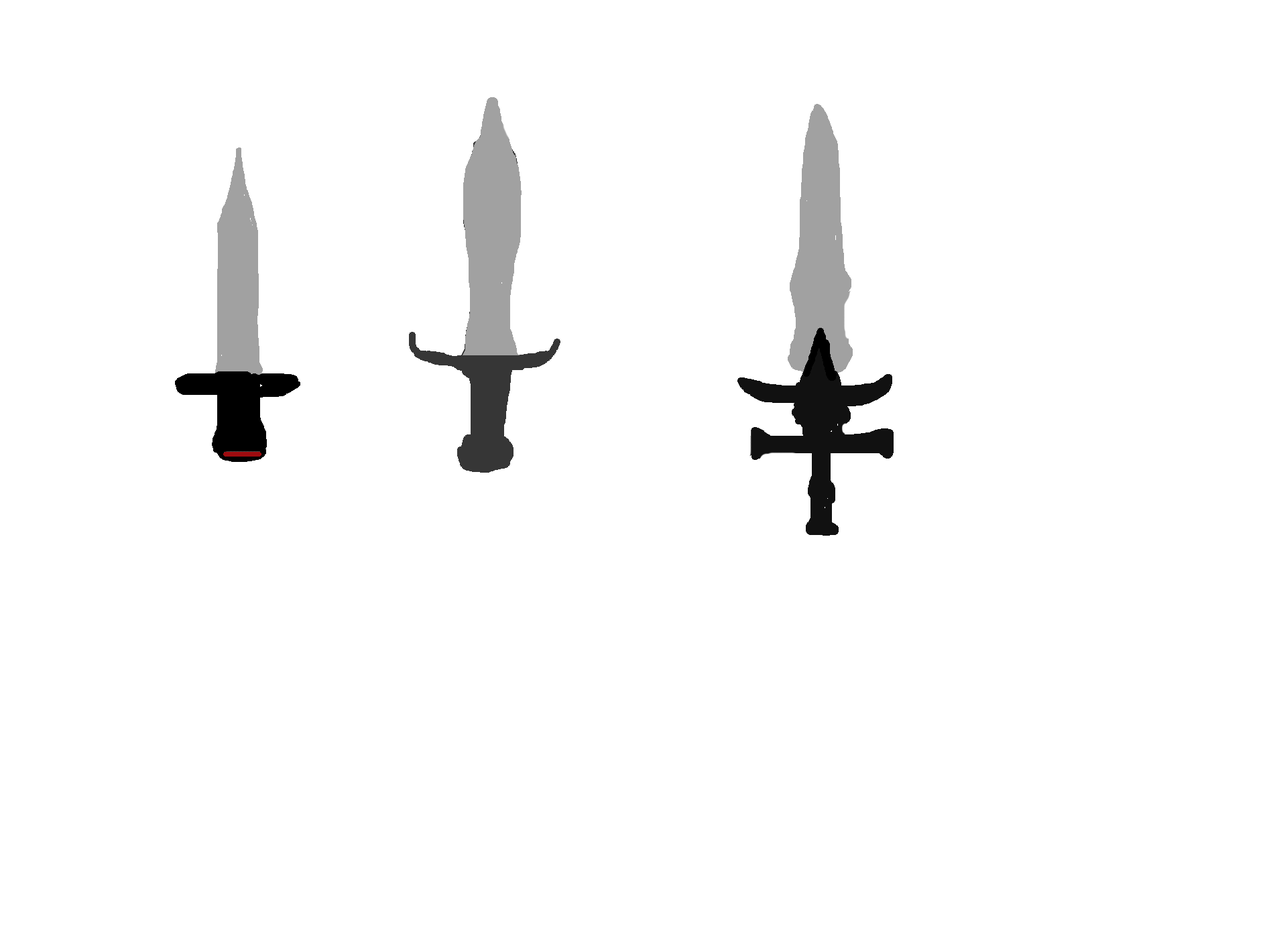
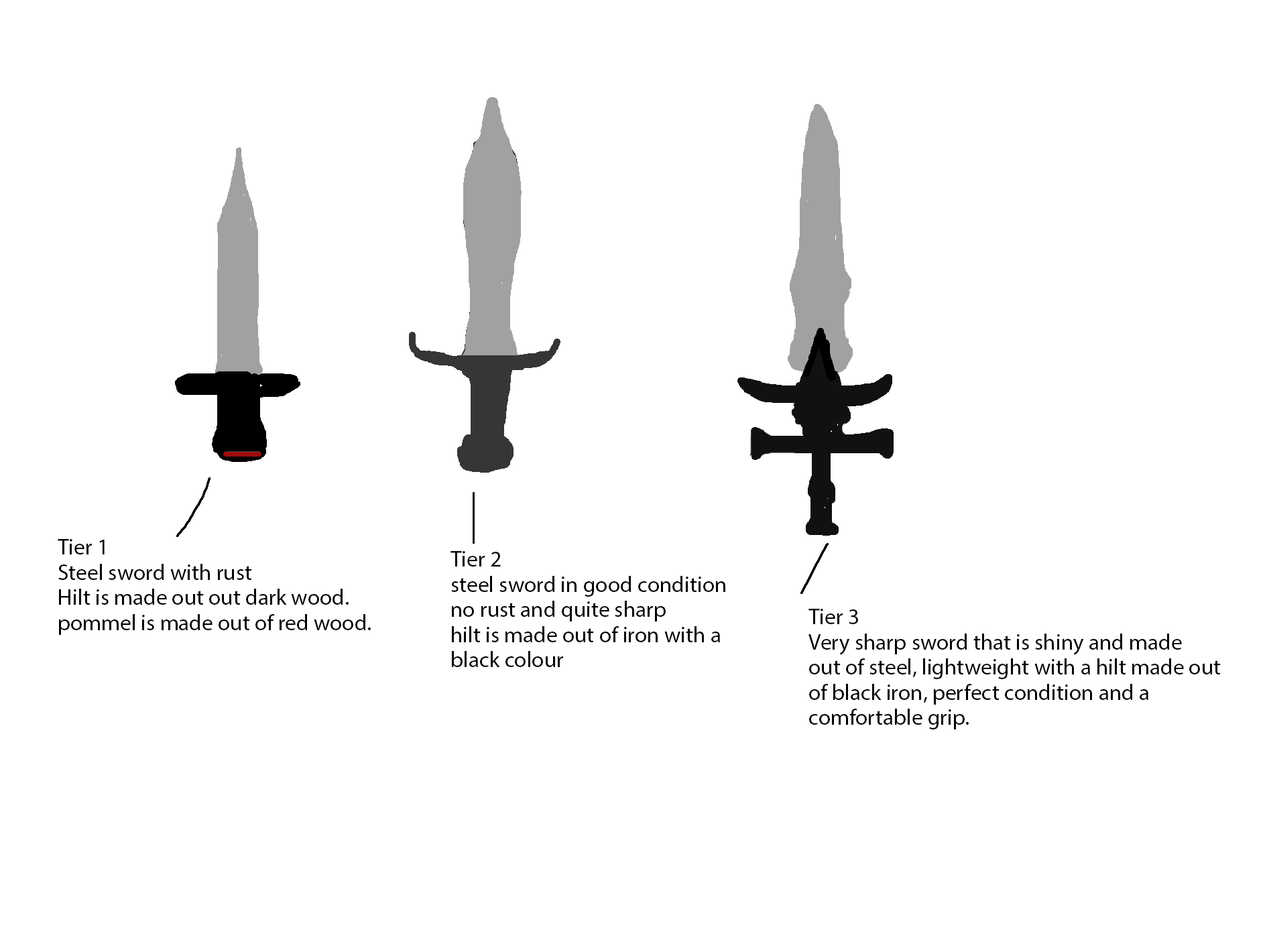
Before/after of a 1267x950 layered artwork. What changed in the layer stack:
added layer "Tier 3 Very sharp sword that is shiny and made out of steel, l" above "Tier 2 steel sword in good condition no rust and quite sharp hi" over box(808, 608, 1221, 730)
added layer "Tier 2 steel sword in good condition no rust and quite sharp hi" above "Tier 1 Steel sword with rust Hilt is made out out dark wood. po" over box(450, 551, 726, 667)
added layer "Tier 1 Steel sword with rust Hilt is made out out dark wood. po" above "Background" over box(57, 538, 371, 635)
added layer "Background" over box(57, 477, 1221, 730)
